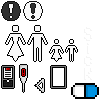
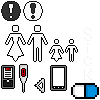
Comparing the layer stacks of the two 100x100 images. Changes:
painted on "Layer 10" over [50, 86, 67, 91]
